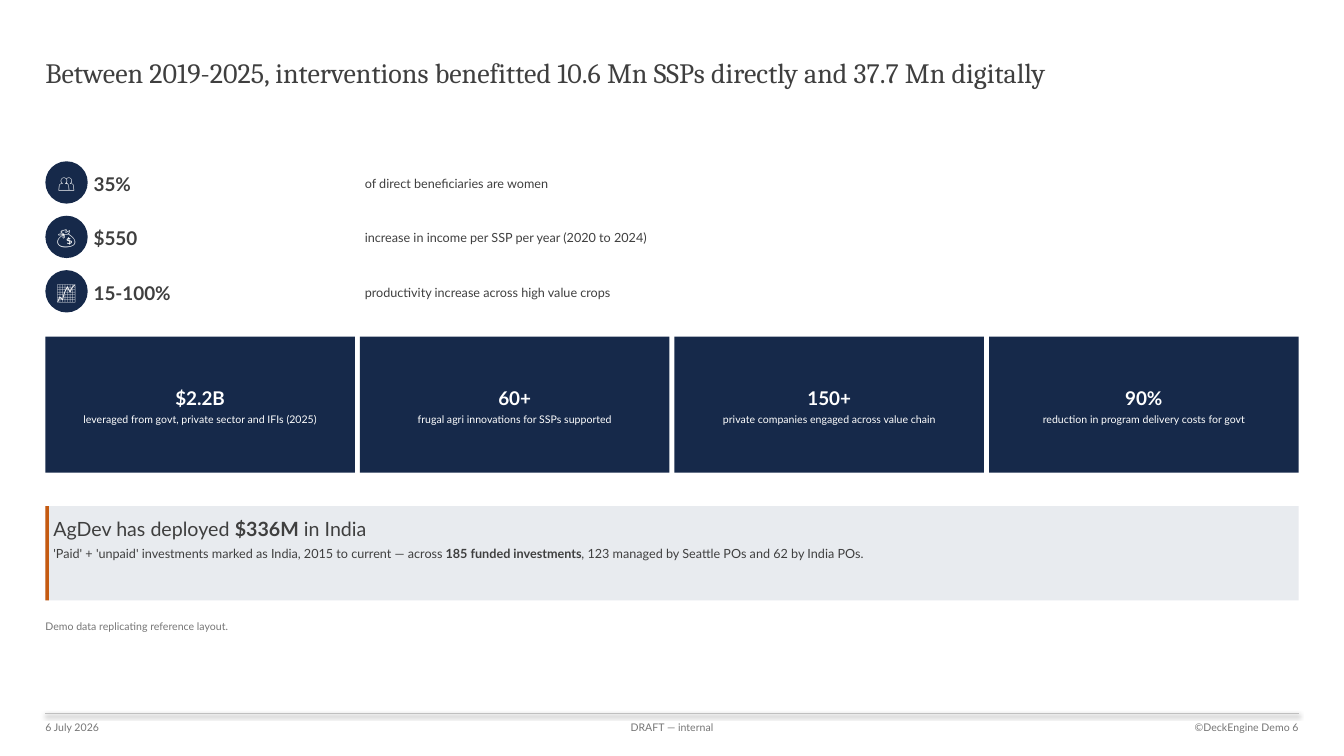
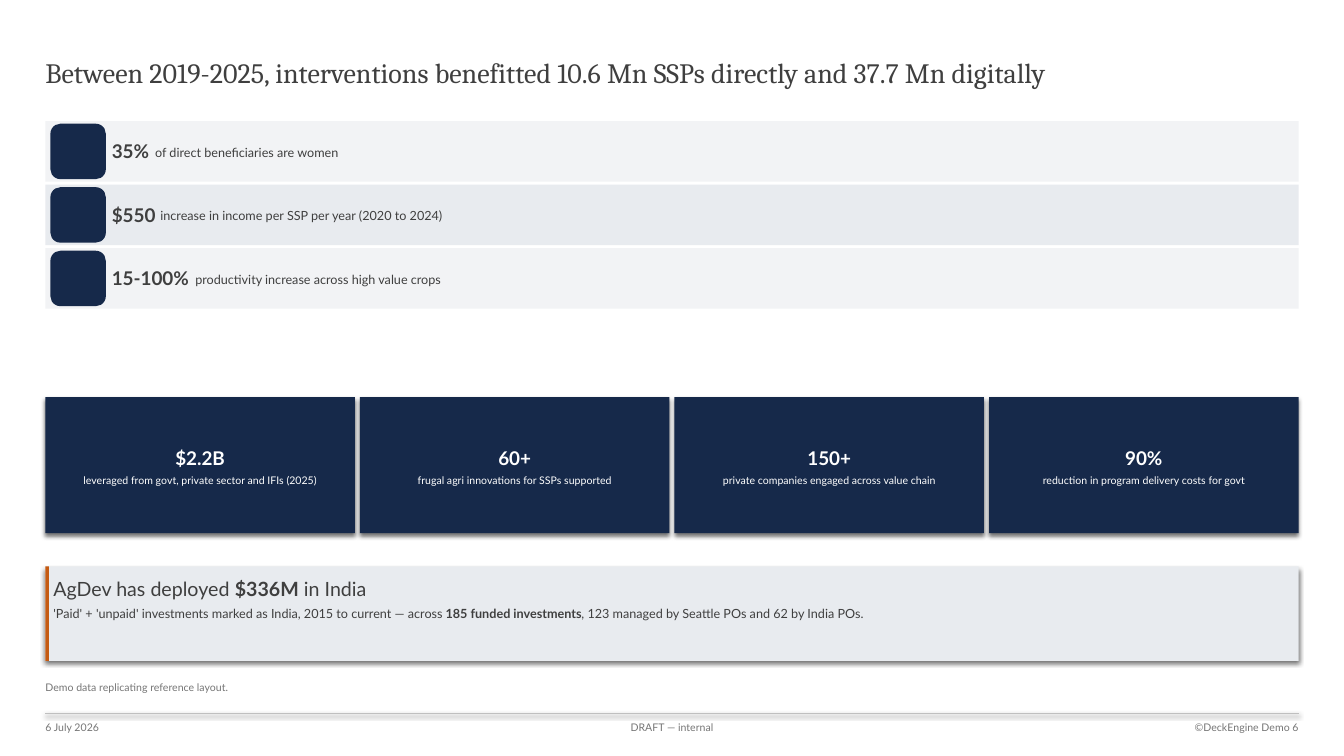
Before and after one commit to addiskers/pptv1, a slide deck: slide 6 of eval/out/agdev_demo.pptx. Drawn at 1344x756 pixels with LibreOffice and Linux fonts; fonts in the diff are those of the drawing. Boxes give left, top, right and bottom in pixels: in the first picture for what was removed or moved away, otherwise in the second. Text is boxed around its words. In the diff, an @@ line names an element or a change of style, - is before the commit and + after.

```diff
--- a/eval/out/agdev_demo.pptx
+++ b/eval/out/agdev_demo.pptx
@@ rectangle added at <box>45,121,1299,181</box>, fill #F2F3F5 @@
@@ rounded rectangle added at <box>50,124,106,179</box>, fill #16294A @@
@@ line spacing 17.9pt to 1 in 3 elements at <box>112,271,189,285</box>, <box>112,206,156,224</box>, <box>112,144,149,158</box> @@
@@ text "35%": place and size @@
-text "35%" at <box>94,177,131,191</box>
+text "35%" at <box>112,144,149,158</box>
@@ vertical alignment middle to top in 3 elements at <box>195,274,441,287</box>, <box>160,210,443,222</box>, <box>155,147,338,157</box> @@
@@ text "of direct beneficiaries are women": place and size @@
-text "of direct beneficiaries are women" at <box>365,178,548,188</box>
+text "of direct beneficiaries are women" at <box>155,147,338,157</box>
@@ ellipse removed at <box>45,161,88,204</box> @@
-👥
@@ rectangle added at <box>45,185,1299,245</box>, fill #E8EBEF @@
@@ rounded rectangle added at <box>50,188,106,243</box>, fill #16294A @@
@@ text "$550": place and size @@
-text "$550" at <box>94,229,138,247</box>
+text "$550" at <box>112,206,156,224</box>
@@ text "increase in income per SSP ...": place and size @@
-text "increase in income per SSP ..." at <box>365,232,647,244</box>
+text "increase in income per SSP ..." at <box>160,210,443,222</box>
@@ ellipse removed at <box>45,216,88,258</box> @@
-💰
@@ rectangle added at <box>45,248,1299,309</box>, fill #F2F3F5 @@
@@ rounded rectangle added at <box>50,251,106,307</box>, fill #16294A @@
@@ text "15-100%": place and size @@
-text "15-100%" at <box>94,286,171,300</box>
+text "15-100%" at <box>112,271,189,285</box>
@@ ellipse removed at <box>45,270,88,313</box> @@
-📈
@@ text "productivity increase across high value ...": place and size @@
-text "productivity increase across high value ..." at <box>365,287,610,300</box>
+text "productivity increase across high value ..." at <box>195,274,441,287</box>
@@ 6 rectangles, 3 texts: place and size @@
-6 rectangles, 3 texts at <box>45,337,1299,632</box>
+6 rectangles, 3 texts at <box>45,397,1299,693</box>
@@ shadow on in 5 elements at <box>45,397,355,533</box>, <box>360,397,669,533</box>, <box>675,397,984,533</box>, <box>989,397,1299,533</box>, <box>45,567,1299,661</box> @@
```
Also in this commit, not shown: 12 other files.
